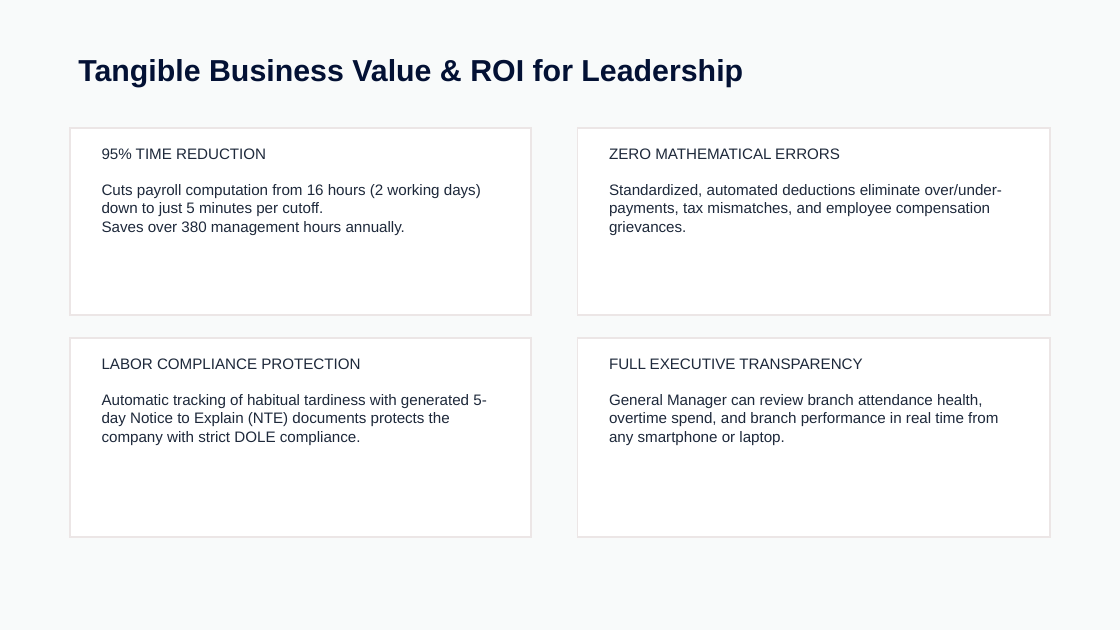
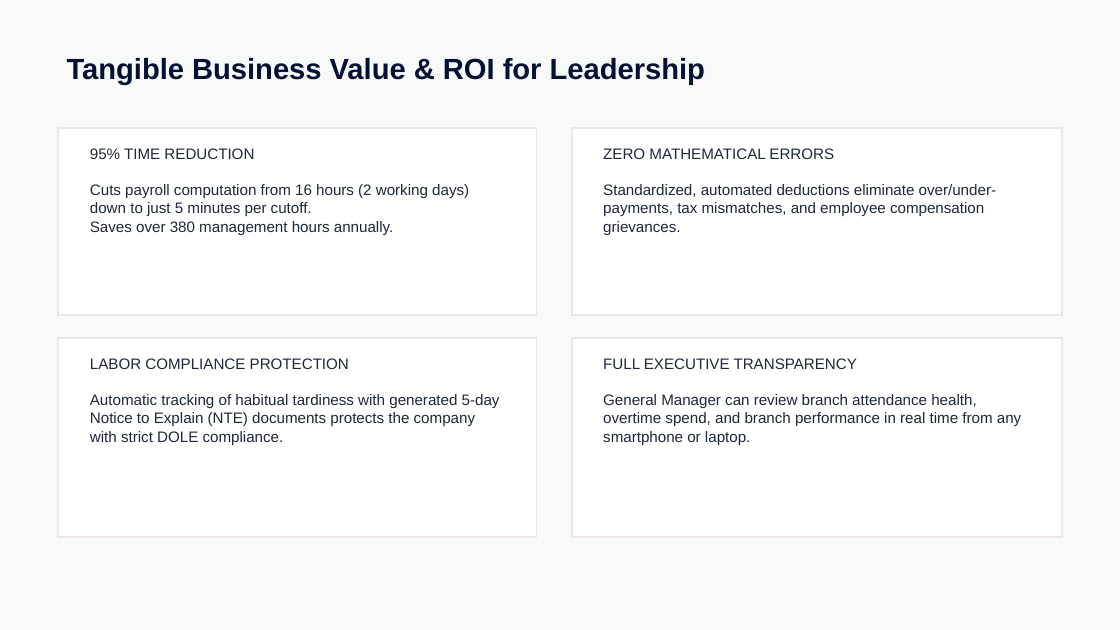
Before and after one commit to jasonvelasquez1410/laybare-payroll-system, a slide deck: slide 8 of ALRAJJ_LEGACY_Payroll_Demo_Presentation.pptx (slide 6 before the commit). Drawn at 1120x630 pixels with LibreOffice and Linux fonts; fonts in the diff are those of the drawing. Boxes give left, top, right and bottom in pixels: in the first picture for what was removed or moved away, otherwise in the second. Text is boxed around its words. In the diff, an @@ line names an element or a change of style, - is before the commit and + after.

```diff
--- a/ALRAJJ_LEGACY_Payroll_Demo_Presentation.pptx
+++ b/ALRAJJ_LEGACY_Payroll_Demo_Presentation.pptx
@@ text "Tangible Business Value & ROI ...": place and size @@
-text "Tangible Business Value & ROI ..." at bbox=[78, 59, 743, 87]
+text "Tangible Business Value & ROI ..." at bbox=[67, 58, 705, 85]
@@ text "Tangible Business Value & ROI ..." at bbox=[67, 58, 705, 85]: size 26 to 25 pt @@
@@ rectangle: place and size @@
-rectangle at bbox=[70, 129, 531, 315]
+rectangle at bbox=[58, 129, 536, 315]
@@ text "95% TIME REDUCTION": place and size @@
-text "95% TIME REDUCTION" at bbox=[102, 148, 481, 235]
+text "95% TIME REDUCTION" at bbox=[90, 148, 469, 235]
@@ rectangle: place and size @@
-rectangle at bbox=[578, 129, 1050, 315]
+rectangle at bbox=[572, 129, 1062, 315]
@@ text "ZERO MATHEMATICAL ERRORS": place and size @@
-text "ZERO MATHEMATICAL ERRORS" at bbox=[609, 148, 1002, 235]
+text "ZERO MATHEMATICAL ERRORS" at bbox=[603, 148, 996, 235]
@@ rectangle: place and size @@
-rectangle at bbox=[70, 339, 531, 537]
+rectangle at bbox=[58, 339, 536, 537]
@@ text "LABOR COMPLIANCE PROTECTION" rewrapped from bbox=[102, 358, 486, 445] to bbox=[90, 358, 500, 445] @@
@@ rectangle: place and size @@
-rectangle at bbox=[578, 339, 1050, 537]
+rectangle at bbox=[572, 339, 1062, 537]
@@ text "FULL EXECUTIVE TRANSPARENCY" rewrapped from bbox=[609, 358, 998, 445] to bbox=[603, 358, 1021, 445] @@
```
Also in this commit, not shown: 6 other slides changed, 2 slides added, 5 other files.
